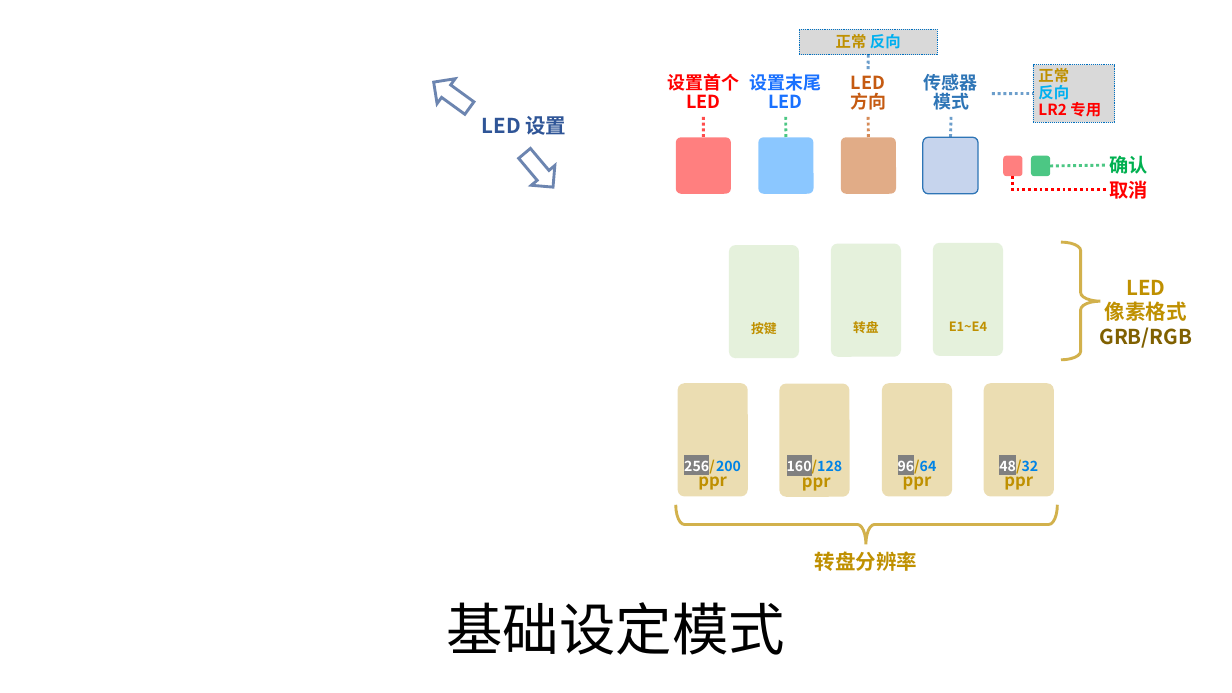
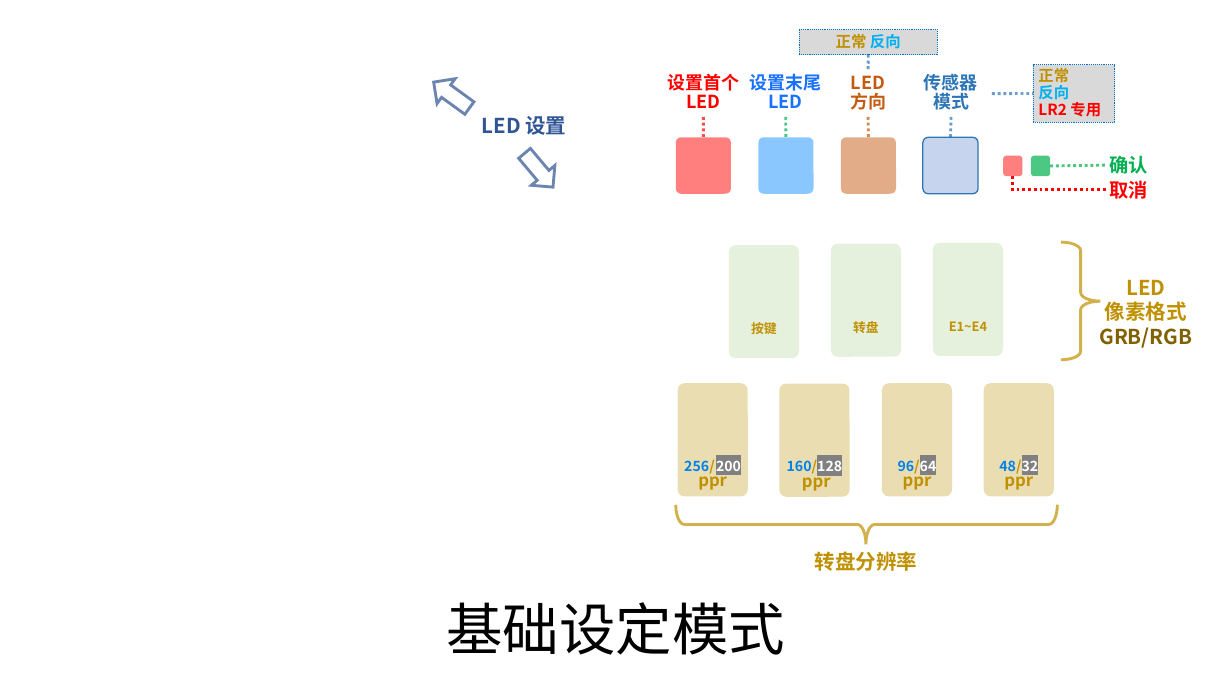
Before and after one commit to whowechina/iidx_pico, a slide deck: slide 13 of doc/IIDX_Pico_Manual.pptx. Drawn at 1232x693 pixels with LibreOffice and Linux fonts; fonts in the diff are those of the drawing; background and template pictures are left out. Boxes give left, top, right and bottom in pixels: in the first picture for what was removed or moved away, otherwise in the second. Text is boxed around its words. In the diff, an @@ line names an element or a change of style, - is before the commit and + after.

```diff
--- a/doc/IIDX_Pico_Manual.pptx
+++ b/doc/IIDX_Pico_Manual.pptx
@@ rounded rectangle "256/200 ppr" at (x1=677, y1=384, x2=748, y2=497): text colour #FFFFFF to #0083E6, text colour #0083E6 to #FFFFFF, highlight #808080 to none, highlight none to #808080 in "256/200" @@
@@ rounded rectangle "160/128 ppr" at (x1=779, y1=384, x2=849, y2=497): text colour #FFFFFF to #0083E6, text colour #0083E6 to #FFFFFF, highlight #808080 to none, highlight none to #808080 in "160/128" @@
@@ rounded rectangle "96/64 ppr" at (x1=882, y1=384, x2=952, y2=497): text colour #FFFFFF to #0083E6, text colour #0083E6 to #FFFFFF, highlight #808080 to none, highlight none to #808080 in "96/64" @@
@@ rounded rectangle "48/32 ppr" at (x1=984, y1=384, x2=1055, y2=497): text colour #FFFFFF to #0083E6, text colour #0083E6 to #FFFFFF, highlight #808080 to none, highlight none to #808080 in "48/32" @@
```
Also in this commit, not shown: 2 other slides changed, 1 other file.
